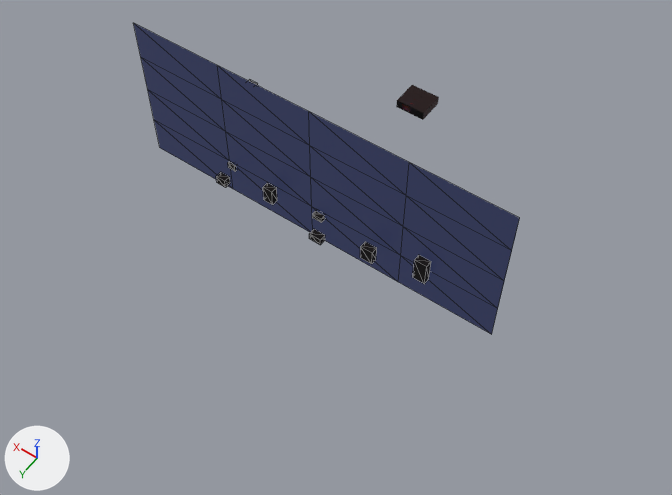
What one commit did to the glTF model apps/explainer/public/props/lab_room.glb.
Both versions are drawn from a camera (50 mm lens) standing at (-191.0, 344.0, 370.0) and looking at (-18.0, 102.0, -10.0). Lighting does not change. The marker at lower left points along +X, +Y and +Z. The picture after the commit comes second. Mesh edges are drawn as thin lines on the coarser meshes. Where no turn or scale is listed for an object, it has been applied to the vertices. Vertices at exactly the same position are counted once.

In view in the first picture: 'room.sky', 'room.skyline', 'room.walls' and 1 more.
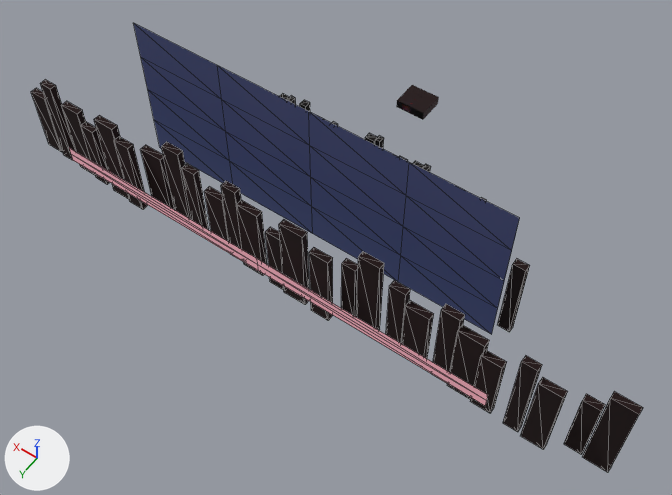
Where the change shows, as pixel boxes [x1, y1, x2, y2] in the pictures (672 x 495 px):
'room.skyline.far', added: after [31, 80, 643, 472]
'room.horizon', added: after [69, 148, 488, 405]
'room.skyline', reshaped, moved (mostly hidden): before [216, 79, 431, 284]; after [279, 94, 486, 201]
part 1 of me_room_skyline, added: after [422, 164, 430, 172]
part 2 of me_room_skyline, added: after [375, 136, 384, 149]
part 3 of me_room_skyline, added: after [365, 133, 377, 145]
part 4 of me_room_skyline, added: after [300, 100, 310, 112]
part 5 of me_room_skyline, added: after [287, 96, 296, 105]
part 6 of me_room_skyline, deleted: before [413, 255, 431, 284]
part 7 of me_room_skyline, deleted: before [263, 183, 277, 205]
part 8 of me_room_skyline, deleted: before [360, 242, 377, 264]
part 9 of me_room_skyline, deleted: before [216, 172, 230, 188]
part 10 of me_room_skyline, deleted: before [228, 162, 237, 172]
part 11 of me_room_skyline, deleted: before [309, 211, 325, 245]

What changed in the scene script:
```text
Add mat_haze:
    mat_haze = bpy.data.materials.new('haze')
    # nodes: BsdfPrincipled, Mix, OutputMaterial, VertexColor
    # colours: dark blue #191d30, mixed with the vertex colours
Add mat_horizon:
    mat_horizon = bpy.data.materials.new('horizon')
    # nodes: BsdfPrincipled, Mix, OutputMaterial, VertexColor
    # colours: pink #aa8995, mixed with the vertex colours
Change me_room_skyline:
    used by ob_room_skyline; location = (81.2, 46.0, 4.0)
    remove me_room_skyline.from_pydata(...)  # 224 vertices, 336 faces; spans x -157.0..3.0, y -3.0..64.0, z -6.0..8.0
    add me_room_skyline.from_pydata(...)  # 144 vertices, 216 faces; spans x -130.0..3.0, y -3.0..9.0, z -18.0..24.0
    me_room_skyline part 1: a new loose piece, a box spanning x -98.0..-95.0, y 2.0..6.0, z -18.0..24.0, in mat_silhouette
    me_room_skyline part 2: a new loose piece, a box spanning x -66.0..-63.0, y -2.0..2.0, z -18.0..23.0, in mat_silhouette
    me_room_skyline part 3: a new loose piece, a box spanning x -62.0..-56.0, y -3.0..1.0, z -18.0..20.0, in mat_silhouette
    me_room_skyline part 4: a new loose piece, a box spanning x -18.0..-14.0, y 0.0..4.0, z -18.0..24.0, in mat_silhouette
    me_room_skyline part 5: a new loose piece, a box spanning x -7.0..-4.0, y -1.0..3.0, z -18.0..21.0, in mat_silhouette
    me_room_skyline part 6: the loose piece of 8 vertices spanning x -151.0..-144.0, y 50.0..54.0, z -6.0..8.0 is deleted
    me_room_skyline part 7: the loose piece of 8 vertices spanning x -59.0..-53.0, y 53.0..57.0, z -6.0..4.0 is deleted
    me_room_skyline part 8: the loose piece of 8 vertices spanning x -123.0..-116.0, y 55.0..59.0, z -6.0..3.0 is deleted
    me_room_skyline part 9: the loose piece of 8 vertices spanning x -31.0..-25.0, y 58.0..62.0, z -6.0..-1.0 is deleted
    me_room_skyline part 10: the loose piece of 8 vertices spanning x -28.0..-23.0, y 46.0..50.0, z -6.0..-2.0 is deleted
    me_room_skyline part 11: 56 vertices removed from x -112.0..-72.0, y 7.0..64.0, z -6.0..8.0
    other edits to the shape of me_room_skyline do not show in these pictures
Add me_room_skyline_far:
    me_room_skyline_far.from_pydata(...)  # 384 vertices, 576 faces; spans x -356.0..6.0, y -50.0..7.0, z -21.0..35.0
    me_room_skyline_far.materials.append(mat_haze)
Add me_room_horizon:
    me_room_horizon.from_pydata(...)  # 9 vertices, 8 faces; spans x -130.0..130.0, y 0.0, z -5.0..5.0
    me_room_horizon.materials.append(mat_horizon)
Change ob_room_skyline:
    ob_room_skyline.location: (81.2, 46.0, 4.0) -> (61.5, 41.0, -12.0)
Add ob_room_skyline_far:
    ob_room_skyline_far = bpy.data.objects.new('room.skyline.far', me_room_skyline_far)
    ob_room_skyline_far.location = (170.5, 123.0, -9.0)
Add ob_room_horizon:
    ob_room_horizon = bpy.data.objects.new('room.horizon', me_room_horizon)
    ob_room_horizon.location = (2.5, 140.0, 1.0)
```
